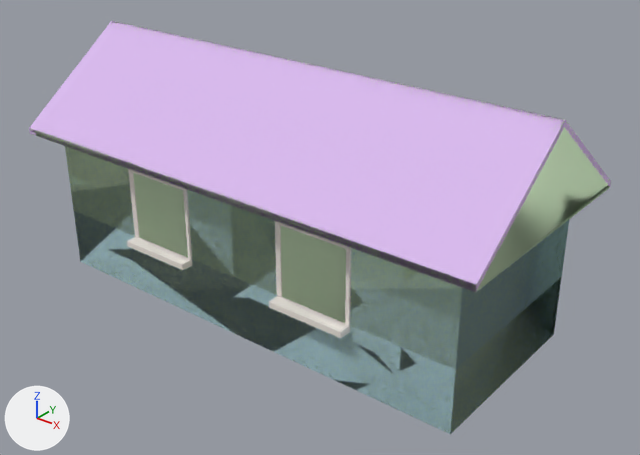
One commit to the Blender file src/props_farm/barn_loft001a.blend: the scene before it, then after it.
Camera for both pictures: a 50 mm lens placed at (354.0, -410.0, 312.0), pointed at (26.0, -1.0, 58.0). Lighting does not change. The marker at lower left points along +X, +Y and +Z.

The first picture shows 'barn_loft001a_physics', 'barn_loft001a_reference'.
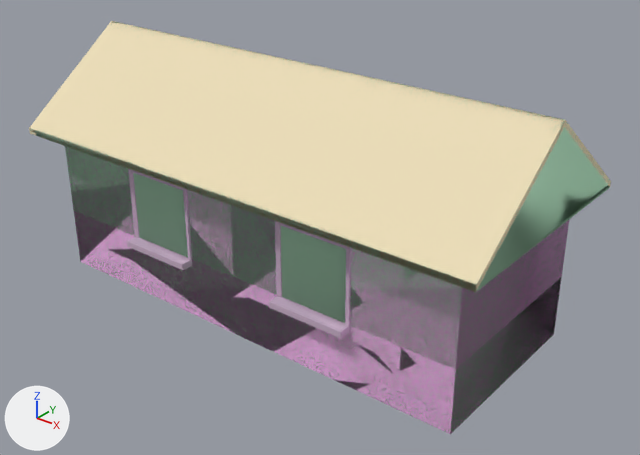
Location of each change, [x1, y1, x2, y2] in pixels of the pictures (640 x 455 px):
'barn_loft001a_reference', recoloured (purple to beige)
    both: [29, 21, 611, 434]
'barn_loft001a_physics', recoloured
    both: [29, 22, 610, 433]

What changed in the scene script:
```text
Change mat_wall026:
    mat_wall026.base_color: (0.709, 0.508, 0.865) -> (0.848, 0.74, 0.497)  # purple #dbbdef -> beige #eddfbb
Change mat_window002:
    mat_window002.base_color: (0.877, 0.821, 0.774) -> (0.595, 0.44, 0.591)  # white #f1eae4 -> light grey #cbb1ca
Change mat_wood_wall005a:
    mat_wood_wall005a.base_color: (0.42, 0.632, 0.7) -> (0.997, 0.532, 0.946)  # cyan #add0da -> pink #ffc1f9
Change mat_phy:
    mat_phy.base_color: (0.722, 0.915, 0.629) -> (0.452, 0.735, 0.527)  # white #ddf5d0 -> green #b3dfc0
```
